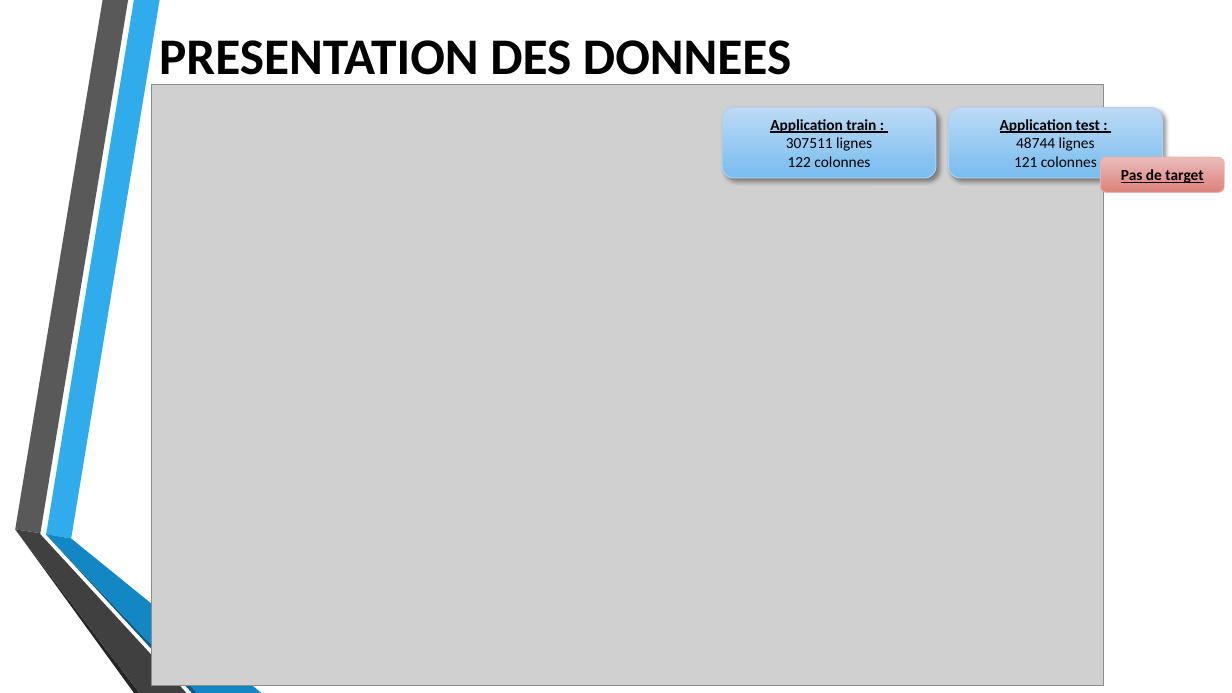
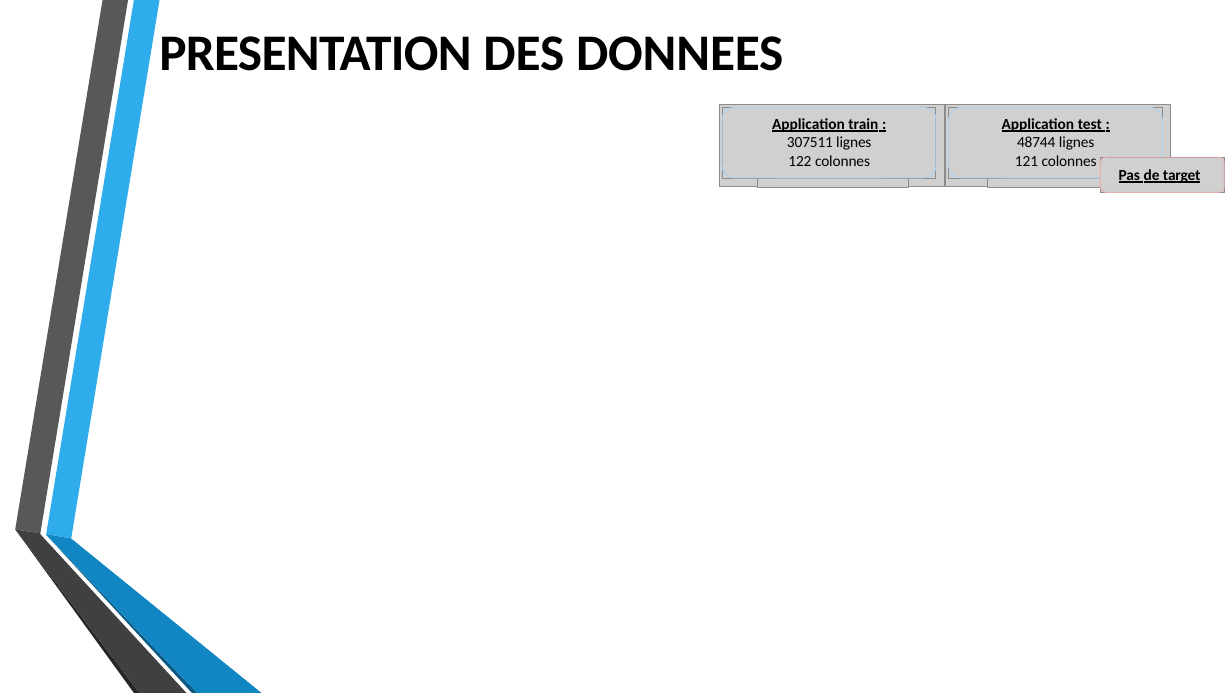
Before and after one commit to wdavid93/OpenClassRoom, a slide deck: slide 7 of Projet_7/Livrable/Implementez_un_modele_de_scoring.pptx. Drawn at 1232x693 pixels with LibreOffice and Linux fonts; fonts in the diff are those of the drawing; grey boxes stand for pictures; background and template pictures are left out. Boxes give left, top, right and bottom in pixels: in the first picture for what was removed or moved away, otherwise in the second. Text is boxed around its words. In the diff, an @@ line names an element or a change of style, - is before the commit and + after.

```diff
--- a/Projet_7/Livrable/Implementez_un_modele_de_scoring.pptx
+++ b/Projet_7/Livrable/Implementez_un_modele_de_scoring.pptx
@@ freeform shape at (x1=46, y1=0, x2=160, y2=539): fill #30ACEC to #2FACEB; outline redrawn @@
@@ title "PRESENTATION DES DONNEES" at (x1=159, y1=36, x2=783, y2=71): letter spacing 0 to -0.5 pt in "PRESENTATION"; letter spacing 0 to -0.1 pt in "DONNEES"; indent changed; vertical alignment middle to top @@
@@ picture removed at (x1=152, y1=85, x2=1104, y2=686) @@
@@ group added at (x1=719, y1=104, x2=945, y2=188): 3 pictures, 1 freeform shape @@
@@ text "Application train :" moved from (x1=723, y1=107, x2=936, y2=177) to (x1=772, y1=118, x2=878, y2=166) @@
@@ text "Application train :" at (x1=772, y1=118, x2=878, y2=166): letter spacing 0 to -0.5 pt in ":"; letter spacing 0 to -0.1 pt in "307511 lignes", "122 colonnes"; more space between paragraphs; vertical alignment middle to top; fill gradient #BCDAF6 to #78BDEF to none; outline #AED2F4 0.75 pt to none; shadow off @@
@@ group added at (x1=945, y1=104, x2=1170, y2=188): 3 pictures, 1 freeform shape @@
@@ text "Application test :" moved from (x1=949, y1=107, x2=1163, y2=177) to (x1=1002, y1=118, x2=1102, y2=166) @@
@@ text "Application test :" at (x1=1002, y1=118, x2=1102, y2=166): letter spacing 0 to -0.5 pt in ":"; letter spacing 0 to -0.1 pt in "48744 lignes", "colonnes"; more space between paragraphs; vertical alignment middle to top; fill gradient #BCDAF6 to #78BDEF to none; outline #AED2F4 0.75 pt to none; shadow off @@
@@ picture added at (x1=1101, y1=157, x2=1225, y2=192) @@
@@ freeform shape added at (x1=1101, y1=157, x2=1225, y2=192), outline #E8B0AE 0.75 pt @@
@@ text "Pas de target" moved from (x1=1101, y1=157, x2=1225, y2=192) to (x1=1119, y1=169, x2=1200, y2=183) @@
@@ text "Pas de target" at (x1=1119, y1=169, x2=1200, y2=183): letter spacing 0 to -0.1 pt in "target"; alignment centre to left; indent changed; more space between paragraphs; vertical alignment middle to top; fill gradient #EBBEBC to #DD817C to none; outline #E8B2AF 0.75 pt to none @@
@@ freeform shape at (x1=16, y1=530, x2=187, y2=693): outline redrawn @@
@@ freeform shape at (x1=16, y1=530, x2=140, y2=693): fill #262626 to #252525; outline redrawn @@
@@ freeform shape at (x1=46, y1=535, x2=198, y2=693): outline redrawn @@
@@ freeform shape at (x1=46, y1=534, x2=262, y2=693): fill #1287C3 to #1286C3; outline redrawn @@
```
Also in this commit, not shown: 19 other slides changed, 58 other files.
